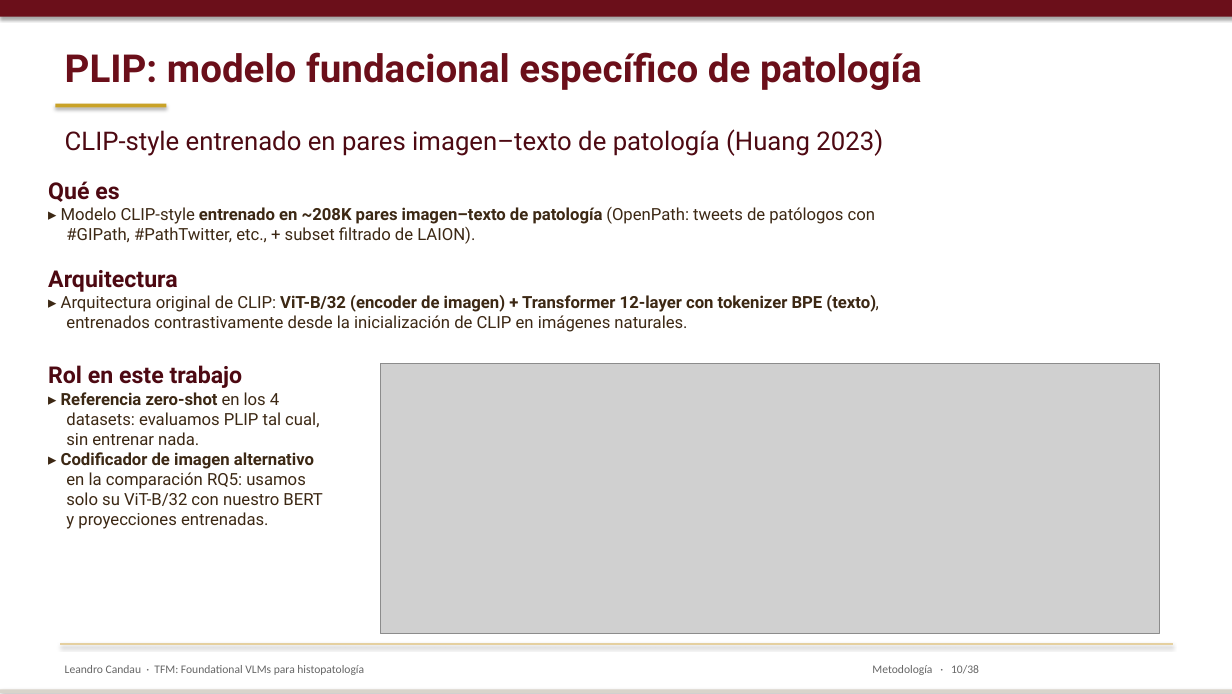
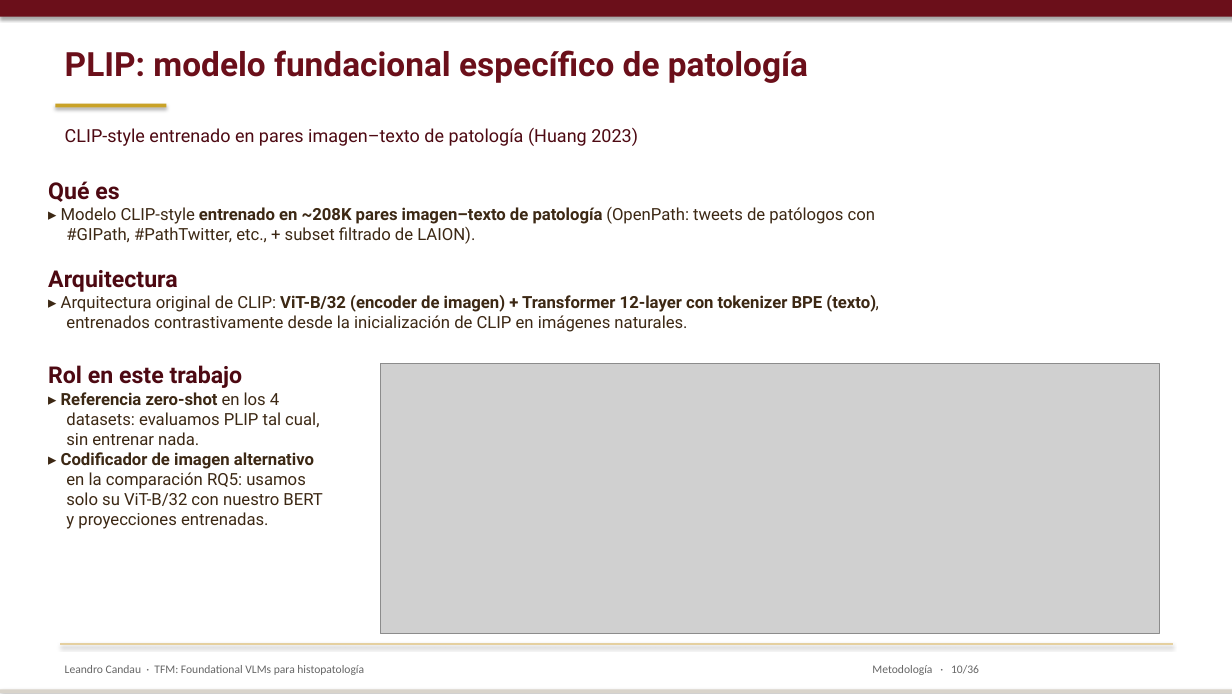
Before and after one commit to lcandau/histopathology-clip-lab, a slide deck: slide 10 of report/TFM_defense.pptx. Drawn at 1232x694 pixels with LibreOffice and Linux fonts; fonts in the diff are those of the drawing; grey boxes stand for pictures. Boxes give left, top, right and bottom in pixels: in the first picture for what was removed or moved away, otherwise in the second. Text is boxed around its words. In the diff, an @@ line names an element or a change of style, - is before the commit and + after.

```diff
--- a/report/TFM_defense.pptx
+++ b/report/TFM_defense.pptx
@@ text "PLIP: modelo fundacional específico de ..." at <box>65,50,808,83</box>: size 30 to 26 pt @@
@@ text "CLIP-style entrenado en pares imagen–texto ..." at <box>65,128,638,146</box>: size 20 to 14 pt @@
```
Also in this commit, not shown: 28 other slides changed, 1 slide added, 3 slides removed.
